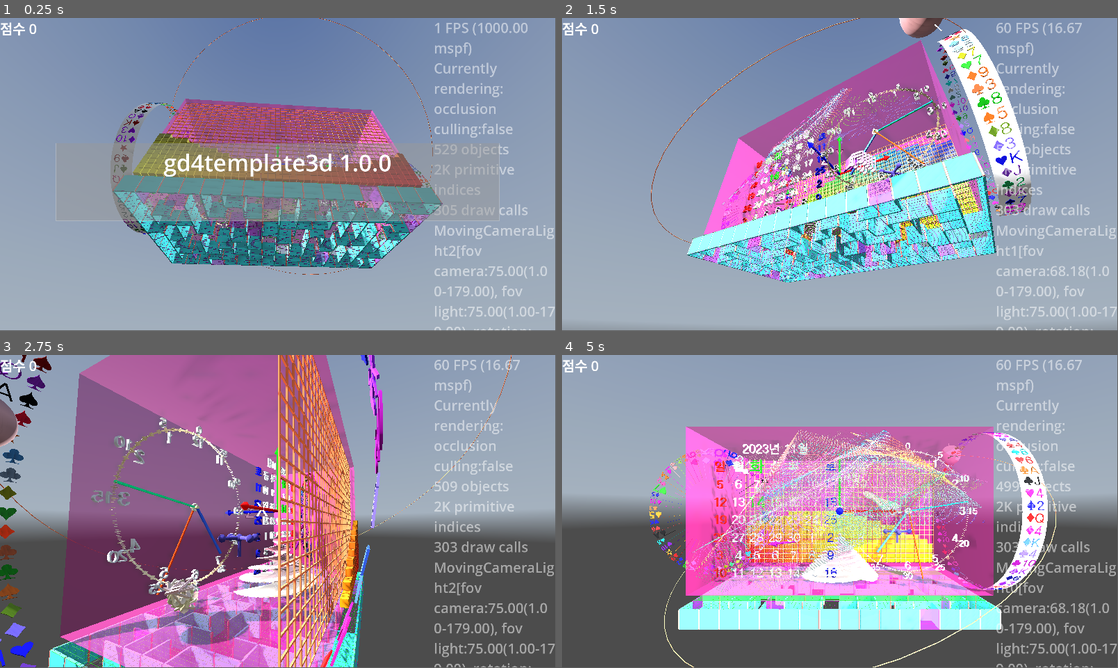
Above: before the commit, frames 1-4 (two rows, left to right).
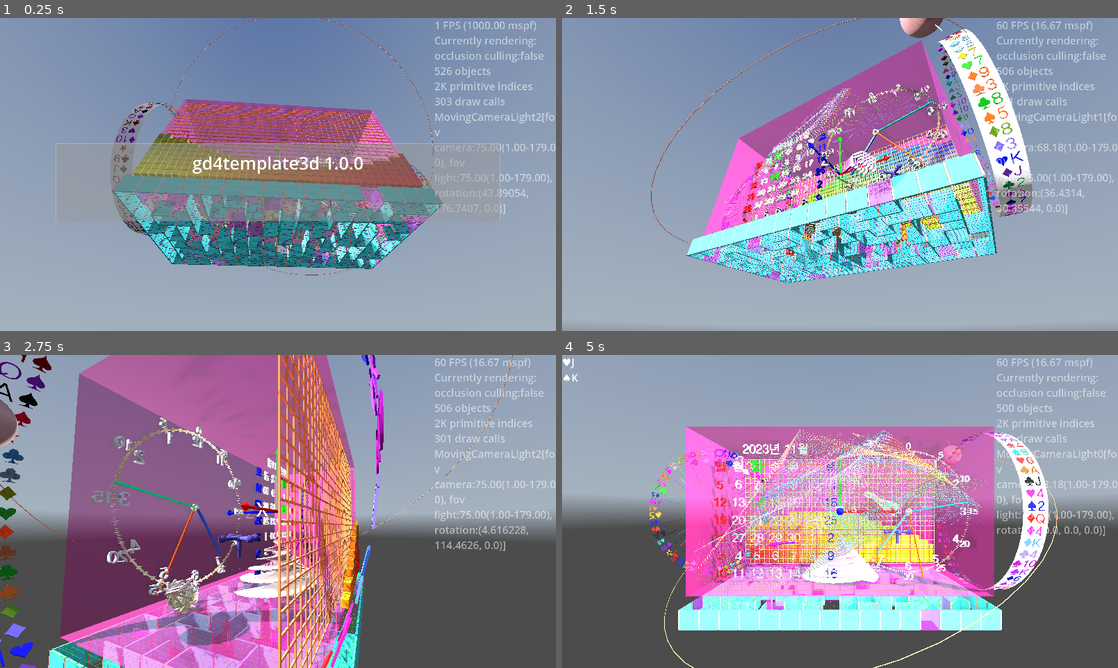
Above: after the commit, the same moments.

Repository: kasworld/gd4template3d
Game: Godot game, scene res://main.tscn
Same seed, same stepped clock (60 frames per second), same inputs: the game is played once before the commit and once after it. A sky picture missing from this copy of the repository is replaced by a grey-blue gradient.
Inputs (mouse positions are in pixels of both pictures, inside the frame that each line leads up to):
- Up to frame 1 (0.25 s): no input
- Up to frame 2 (1.5 s): tap Enter at 0.5, 0.6 s; move the mouse to (962, 158) at 0.52 s; click (962, 158) at 0.67 s; move the mouse to (728, 190) at 1.27 s; tap Delete at 1.35 s; click (728, 190) at 1.42 s
- Up to frame 3 (2.75 s): move the mouse to (333, 442) at 2.02 s; tap Enter at 2.1 s; click (333, 442) at 2.17 s
- Up to frame 4 (5 s): move the mouse to (812, 574) at 2.77 s; tap Delete at 2.85, 4.35 s; click (812, 574) at 2.92 s; move the mouse to (1006, 558) at 3.52 s; tap Enter at 3.6 s; click (1006, 558) at 3.67 s; move the mouse to (673, 464) at 4.27 s; click (673, 464) at 4.42 s
The window is 799x449 before the commit and 800x450 after it. Grey fills any space a smaller window leaves; there, only what the larger window draws over its background counts as a difference.

The runs differ from the first frame. In frame 1, 12% of the frame differs, in the area x 0-100%, y 0-100%; in frame 2, 13%; in frame 3, 14%; in frame 4, 19%.

Commit message:
wheel reel 결과 표시

Diff:
--- a/main.gd
+++ b/main.gd
@@ -101,7 +101,8 @@
 		rot = -rot
 	wheel.돌리기시작.call_deferred(rot)
 
-func wheel결과가결정됨(_rl :Roulette) -> void:
+func wheel결과가결정됨(rl :Roulette) -> void:
+	$"왼쪽패널/LabelWheel".text = rl.선택된cell얻기().글내용얻기()
 	wheel돌리기()
 
 var symbol크기 := Vector2(3,1.5)
@@ -121,7 +122,8 @@
 		rot = -rot
 	reel.돌리기시작(rot)
 
-func reel결과가결정됨( _rl :SlotReel) -> void:
+func reel결과가결정됨( rl :SlotReel) -> void:
+	$"왼쪽패널/LabelReel".text = rl.선택된symbol얻기().글내용
 	reel돌리기()
 
 func wavegauge_demo() -> void:
--- a/main.tscn
+++ b/main.tscn
@@ -60,9 +60,11 @@
 offset_bottom = 40.0
 theme = SubResource("Theme_h2yge")
 
-[node name="점수" type="Label" parent="왼쪽패널"]
+[node name="LabelReel" type="Label" parent="왼쪽패널"]
 layout_mode = 2
-text = "점수 0"
+
+[node name="LabelWheel" type="Label" parent="왼쪽패널"]
+layout_mode = 2
 
 [node name="오른쪽패널" type="VBoxContainer" parent="."]
 modulate = Color(1, 1, 1, 0.501961)
--- a/project.godot
+++ b/project.godot
@@ -24,8 +24,8 @@
 
 [display]
 
-window/size/viewport_width=1920
-window/size/viewport_height=1080
+window/size/viewport_width=2560
+window/size/viewport_height=1440
 
 [physics]
 
